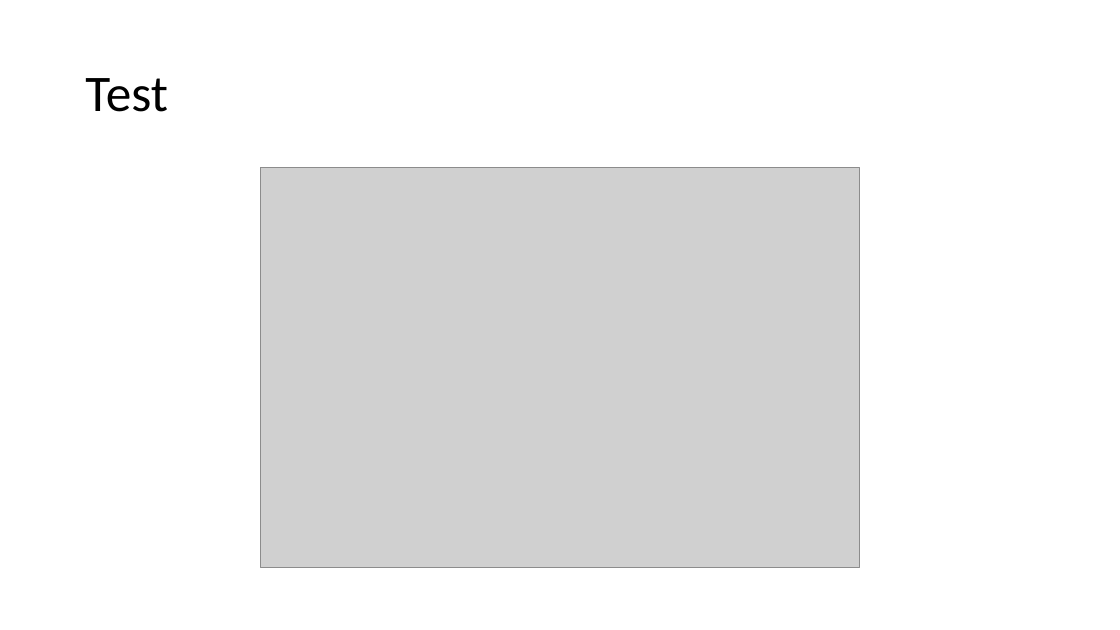
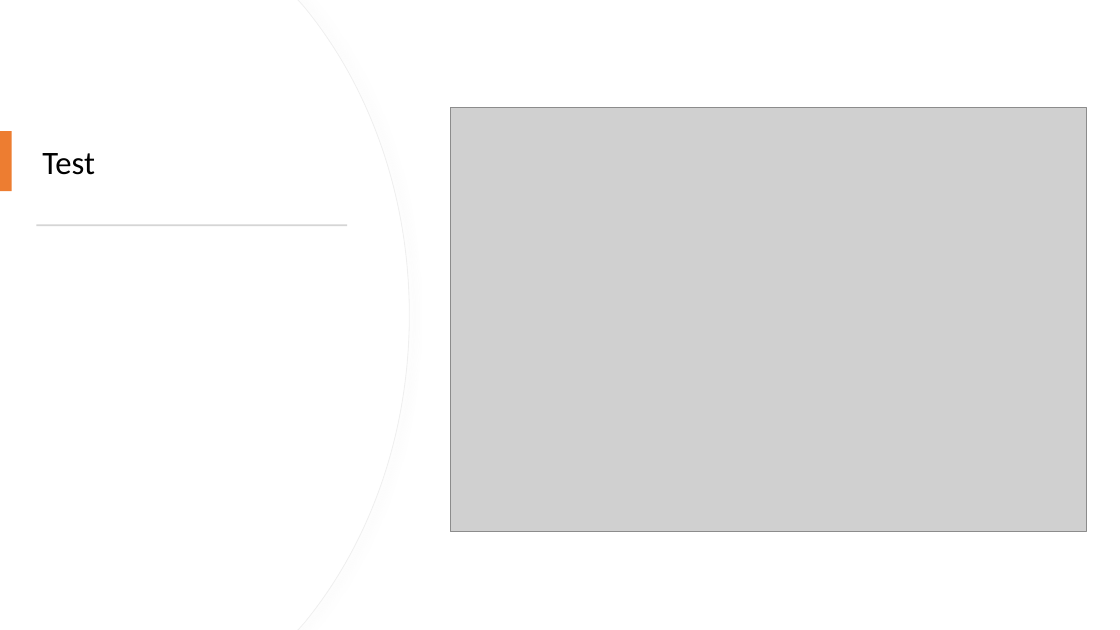
Before and after one commit to joelmichaelavery/Moffat-Bay, a slide deck: slide 13 of CSD460 CAPSTONE PRESENTATION.pptx. Drawn at 1120x630 pixels with LibreOffice and Linux fonts; fonts in the diff are those of the drawing; grey boxes stand for pictures. Boxes give left, top, right and bottom in pixels: in the first picture for what was removed or moved away, otherwise in the second. Text is boxed around its words. In the diff, an @@ line names an element or a change of style, - is before the commit and + after.

```diff
--- a/CSD460 CAPSTONE PRESENTATION.pptx
+++ b/CSD460 CAPSTONE PRESENTATION.pptx
@@ freeform shape added at box(0, 0, 409, 630), fill #FFFFFF, outline #EFEFEF 0.75 pt @@
@@ freeform shape added at box(0, 0, 408, 630), fill #FFFFFF @@
@@ title "Test": place and size @@
-title "Test" at box(85, 78, 168, 112)
+title "Test" at box(42, 153, 95, 175)
@@ title "Test" at box(42, 153, 95, 175): size 44 to 28 pt @@
@@ picture: place and size @@
-picture at box(260, 168, 860, 568)
+picture at box(450, 108, 1086, 532)
@@ rectangle added at box(0, 131, 12, 192), fill #ED7D31 @@
@@ rectangle added at box(36, 224, 347, 226), fill #D5D5D5 @@
```
Also in this commit, not shown: 14 other slides changed.
